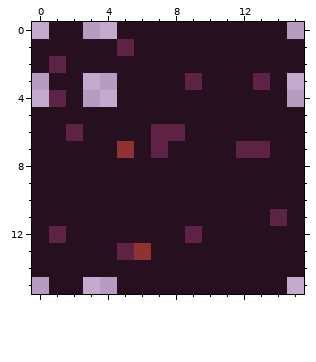
Pixel-art sprite: Assets/Sprites/Dirt.png. The first picture shows the starting point.
The file is 16x16 pixels.
New version:
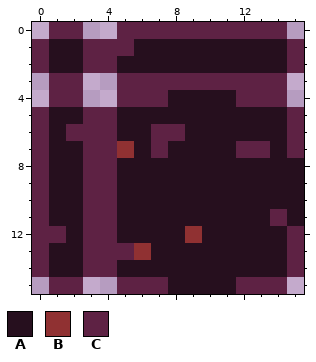
Palette (. is transparent): A #260f1e  B #903132  C #5e2244
Changes in this commit:
y 0: x 1..2 AA -> CC; x 5..14 AAAAAAAAAA -> CCCCCCCCCC
y 1: x 0 A -> C; x 3..4 AA -> CC; x 15 A -> C
y 2: x 0..1 AC -> CA; x 3..4 AA -> CC; x 15 A -> C
y 3: x 1..2 AA -> CC; x 5..8 AAAA -> CCCC; x 10..12 AAA -> CCC; x 14 A -> C
y 4: x 2 A -> C; x 5..7 AAA -> CCC; x 12..14 AAA -> CCC
y 5..7: x 0 A -> C; x 3..4 AA -> CC; x 15 A -> C
y 8..11: x 0 A -> C; x 3..4 AA -> CC
y 12: x 0 A -> C; x 3..4 AA -> CC; x 9 C -> B; x 15 A -> C
y 13..14: x 0 A -> C; x 3..4 AA -> CC; x 15 A -> C
y 15: x 1..2 AA -> CC; x 5..7 AAA -> CCC; x 12..14 AAA -> CCC
Changed places in both pictures, as pixel boxes (x1, y1, x2, y2):
changed: (32, 22, 304, 294)
